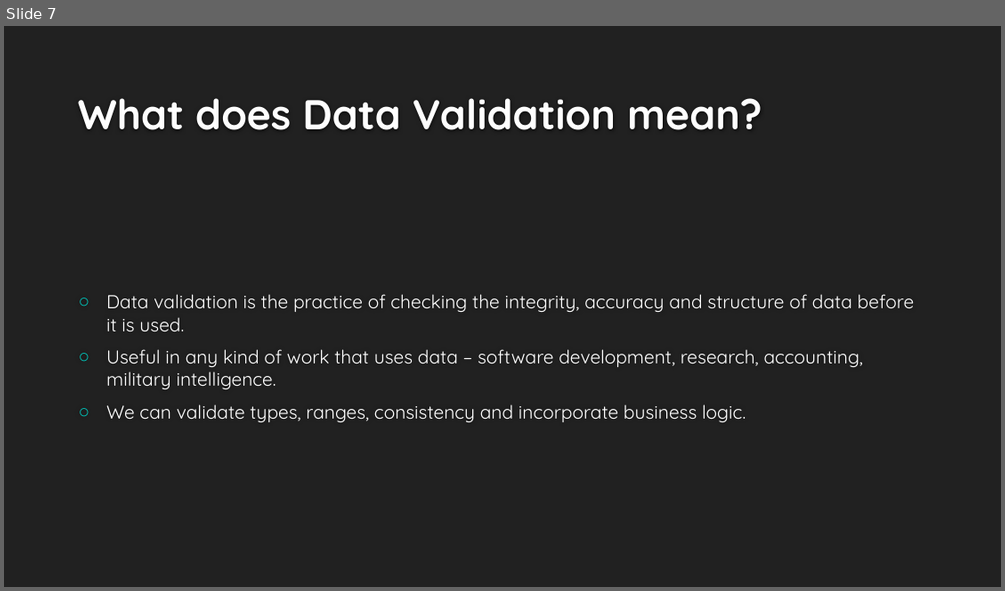
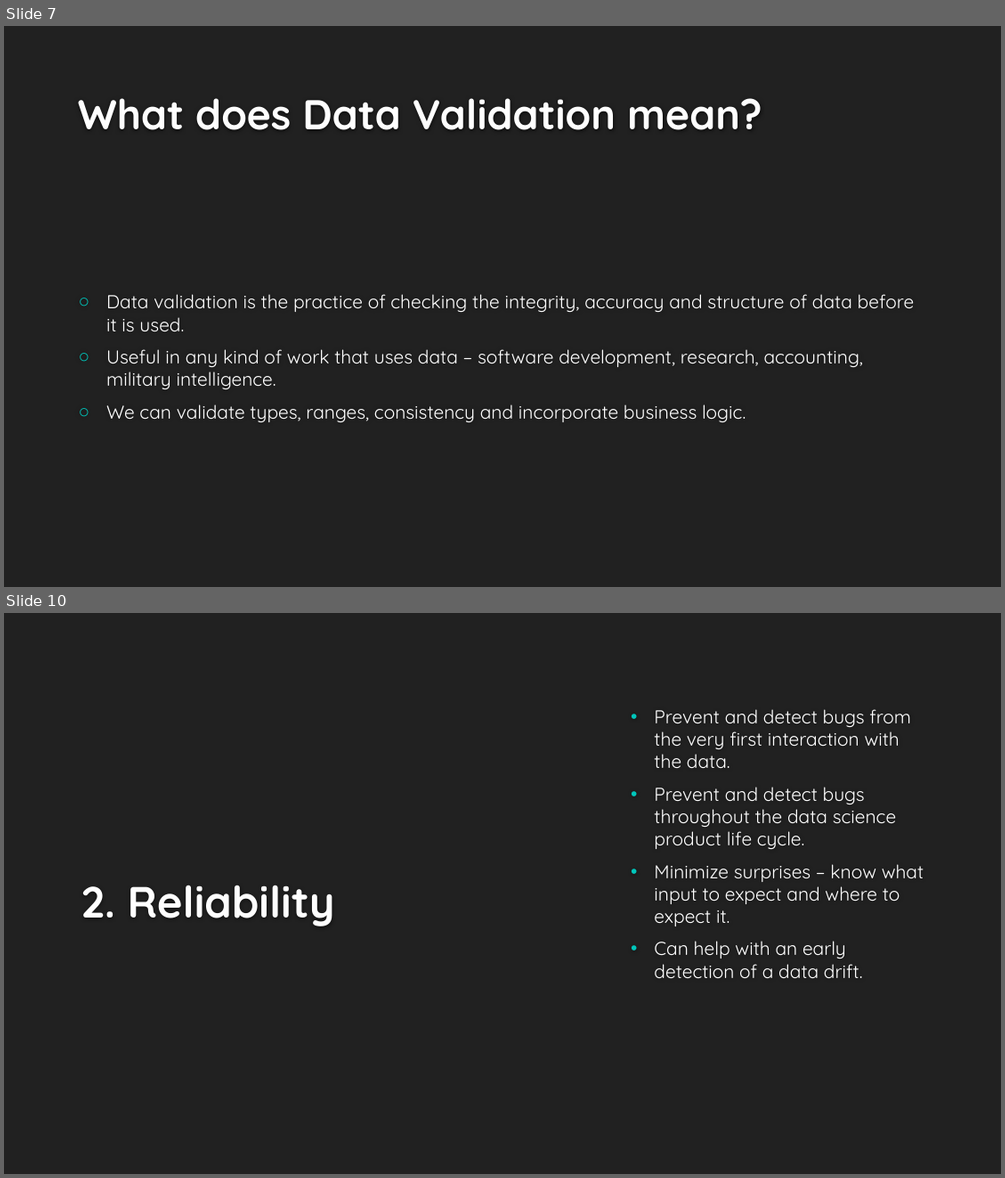
Before and after one commit to NatanMish/data_validation, a slide deck: Data Validation for Data Science.pptx. Shown one above the other, each under a label of ours: slide 7 before the commit, slides 7 and 10 after it; the slides between them are not shown. The pictures are 1005x591 and 1005x1178 pixels, drawn with LibreOffice and Linux fonts; fonts in the diff are those of the drawing; background and template pictures are left out. Boxes give left, top, right and bottom in pixels: in the first picture for what was removed or moved away, otherwise in the second. Text is boxed around its words. In the diff, an @@ line names an element or a change of style, - is before the commit and + after.

```diff
--- a/Data Validation for Data Science.pptx
+++ b/Data Validation for Data Science.pptx
@@ slide 10 added at (x1=4, y1=613, x2=1001, y2=1174), background #212121 @@
@@ text added at (x1=654, y1=709, x2=923, y2=978), 18 pt, text #FFFFFF @@
+• Prevent and detect bugs from the very first interaction with the data.
+• Prevent and detect bugs throughout the data science product life cycle.
+• Minimize surprises – know what input to expect and where to expect it.
+• Can help with an early detection of a data drift.
@@ title added at (x1=81, y1=884, x2=335, y2=926), 42 pt, text #FEFEFE, bold @@
+2. Reliability
```
Also in this commit, not shown: 1 slide changed, 6 other slides added, 1 slide removed, 2 other files.
